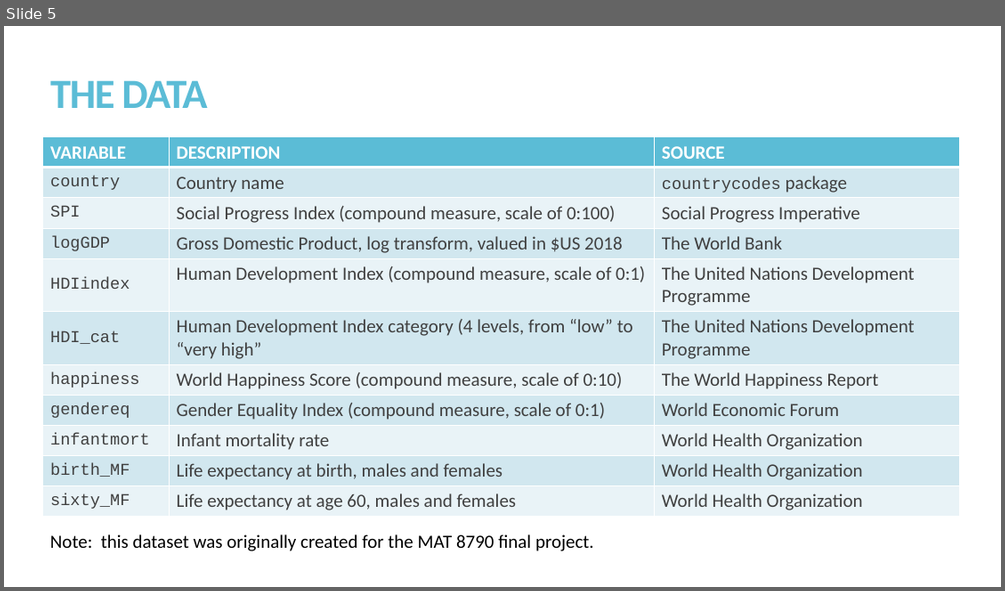
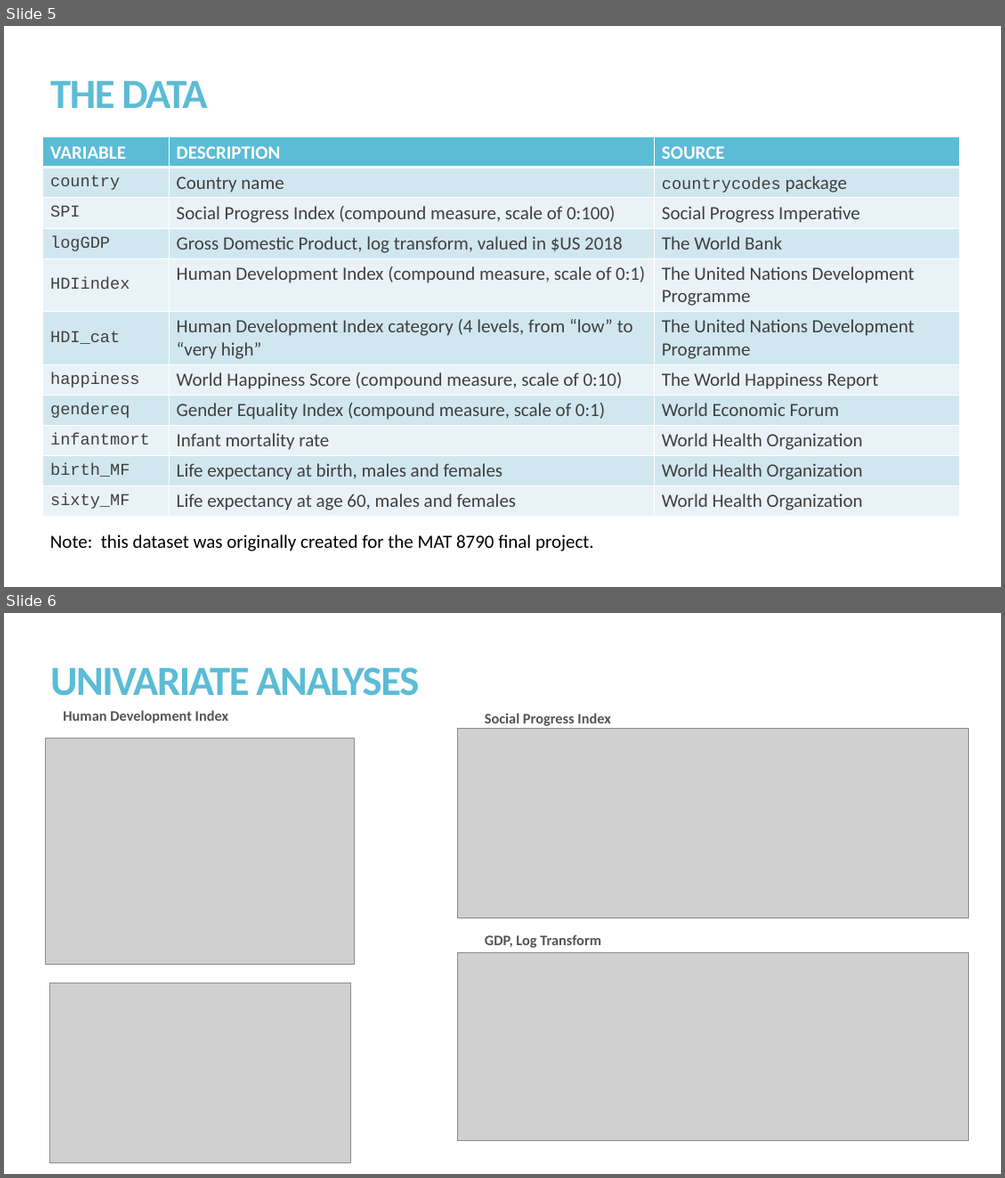
Before and after one commit to kmprioliPROF/MAT_8452_Final_Project, a slide deck: Prioli_Final_Proj.pptx. Shown one above the other, each under a label of ours: slide 5 before the commit, slides 5 and 6 after it. The pictures are 1005x591 and 1005x1178 pixels, drawn with LibreOffice and Linux fonts; fonts in the diff are those of the drawing; grey boxes stand for pictures. Boxes give left, top, right and bottom in pixels: in the first picture for what was removed or moved away, otherwise in the second. Text is boxed around its words. In the diff, an @@ line names an element or a change of style, - is before the commit and + after.

Commit message:
Adding univariate output to slides

```diff
--- a/Prioli_Final_Proj.pptx
+++ b/Prioli_Final_Proj.pptx
@@ slide 6 added at <box>4,613,1001,1174</box>, background #FFFFFF @@
@@ title added at <box>50,667,419,696</box>, 40 pt, text #5BBCD6, bold @@
+UNIVARIATE ANALYSES
@@ text added at <box>63,710,228,723</box>, 14 pt, text #545454, bold @@
+Human Development Index
@@ text added at <box>485,713,610,726</box>, 14 pt, text #545454, bold @@
+Social Progress Index
@@ picture added at <box>46,738,355,964</box> @@
@@ picture added at <box>458,728,969,918</box> @@
@@ picture added at <box>458,952,969,1141</box> @@
@@ text added at <box>485,934,601,948</box>, 14 pt, text #545454, bold @@
+GDP, Log Transform
@@ picture added at <box>49,983,351,1163</box> @@
```
Also in this commit, not shown: 3 slides changed, 2 other slides added, 1 slide removed.
